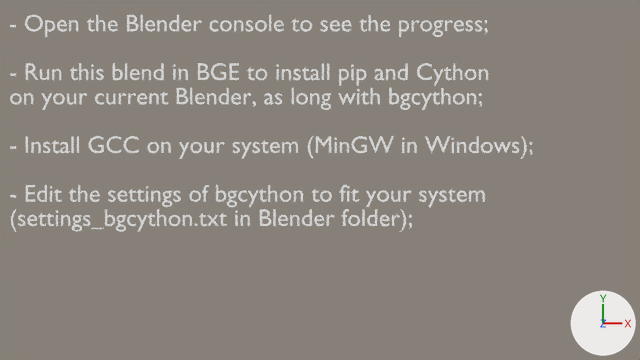
A saved change to the Blender file install.blend.
The view is the same before and after, from the file's camera 'Camera'. The lights are fixed; the arrows at lower right show +X, +Y and +Z.

Names of what the first picture shows: 'install'.
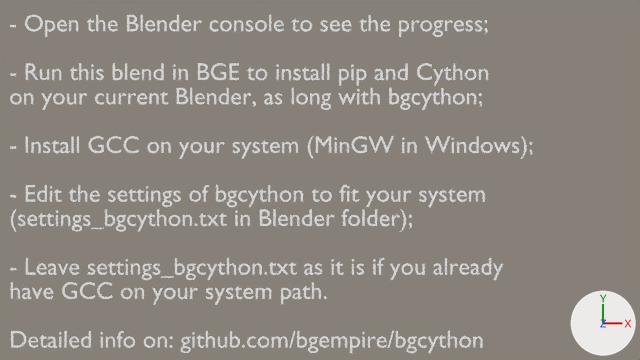
Pixel boxes (x1, y1, x2, y2) of what changed, in the pictures (640 x 360 px):
'install', text changed: before (10, 15, 532, 232); after (10, 15, 532, 353)

The change in detail:
In text 'install' (txt_install), body goes from '- Open the Blender console to see the progress;\n\n- Run this blend in BGE to install pip and Cython\non your current Blender, as long with bgcython;\n\n- Install GCC on your system (MinGW in Windows);\n\n- Edit the settings of bgcython to fit your system\n(settings_bgcython.txt in Blender folder);' to '- Open the Blender console to see the progress;\n\n- Run this blend in BGE to install pip and Cython\non your current Blender, as long with bgcython;\n\n- Install GCC on your system (MinGW in Windows);\n\n- Edit the settings of bgcython to fit your system\n(settings_bgcython.txt in Blender folder);\n\n- Leave settings_bgcython.txt as it is if you already\nhave GCC on your system path.\n\nDetailed info on: github.com/bgempire/bgcython'.
